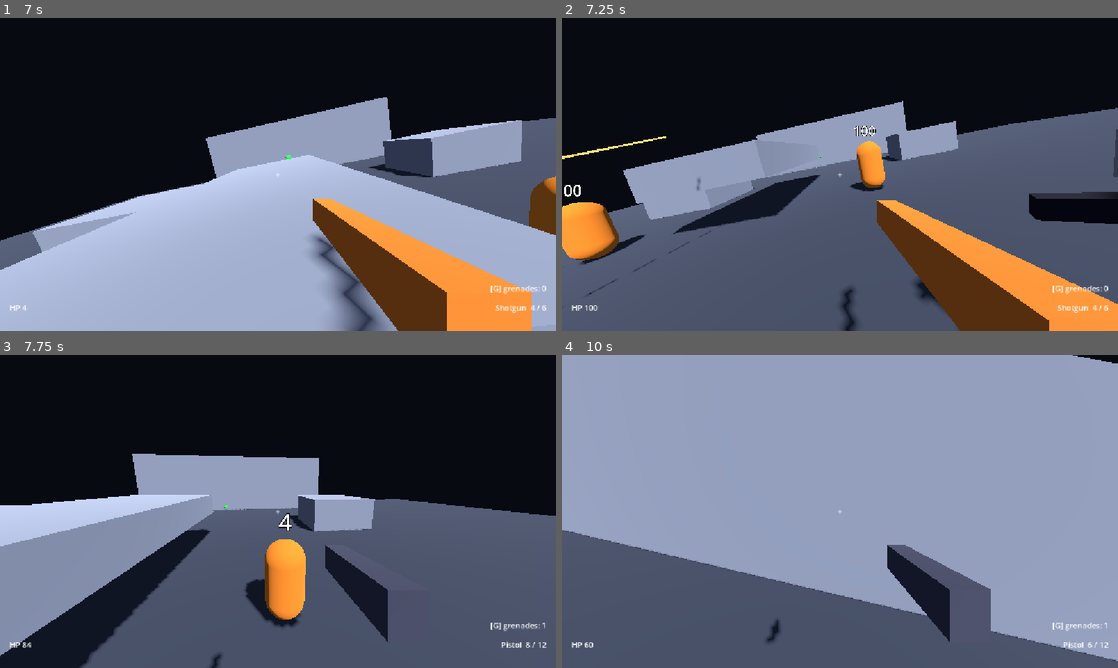
Above: before the commit, frames 1-4 (two rows, left to right).
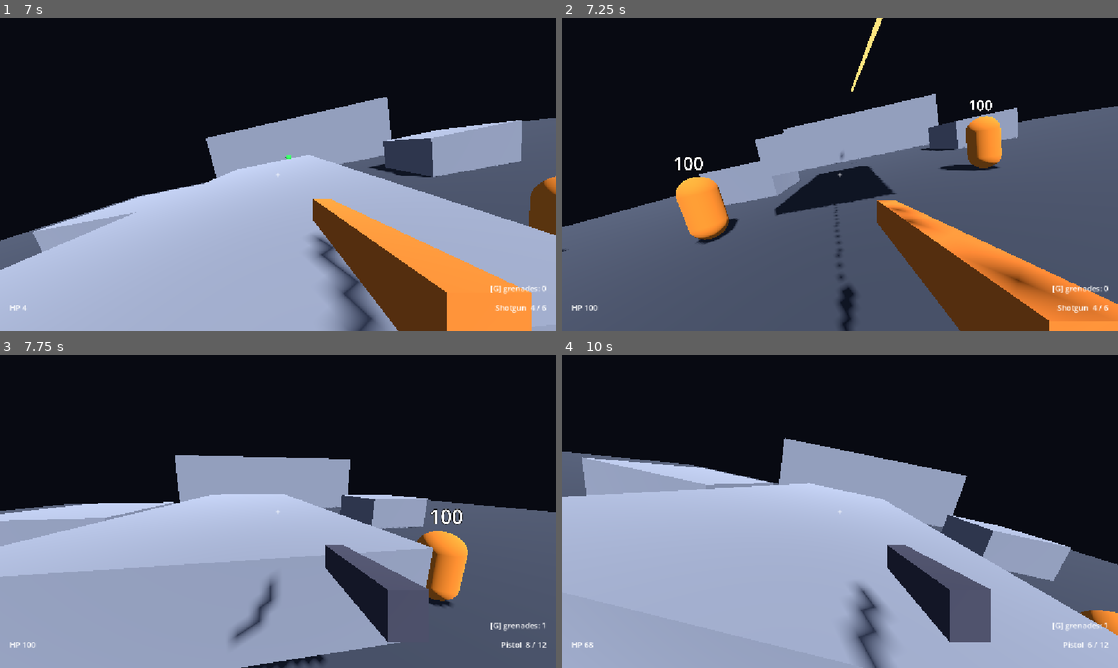
Above: after the commit, the same moments.

Repository: kyaminq-ui/Strata_FPS
Game: Godot game, scene res://game/main.tscn
Same seed, same stepped clock (60 frames per second), same inputs: the game is played once before the commit and once after it.
Inputs (mouse positions are in pixels of both pictures, inside the frame that each line leads up to):
- Up to frame 1 (7 s): click "Solo" at 0.5 s; tap Enter at 1.25 s; move the mouse to (305, 174) at 1.27 s; press the mouse at (305, 174) at 1.28 s; hold W (move_forward) 1.28-6.53 s; tap Space (jump) at 1.52, 1.82, 2.27, 2.57, 3.5, 3.77, 4.07, 4.52, 4.82, 5.27, 5.57, 6.77 s; tap G (grenade) at 1.55, 2.1, 6.05 s; move the mouse to (250, 174) at 2.02 s; release the mouse at (250, 174) at 2.03 s; click (250, 174) at 2.17 s; tap V (melee) at 2.3, 2.85, 6.8 s; move the mouse to (289, 168) at 2.77 s; click (289, 168) at 2.92 s; tap 1 (weapon_1) at 3.05, 3.6 s; move the mouse to (272, 180) at 3.52 s; click (272, 180) at 3.67 s; tap 2 (weapon_2) at 3.8, 4.35 s; move the mouse to (316, 177) at 4.27 s; click (316, 177) at 4.42 s; tap Mouse wheel up (weapon_next) at 4.55, 5.1 s; tap R (reload) at 4.9 s; move the mouse to (233, 171) at 5.02 s; click (233, 171) at 5.3 s; move the mouse to (283, 174) at 5.77 s; tap Shift (dash) at 5.85 s; click (283, 174) at 5.92 s; move the mouse to (255, 168) at 6.52 s; hold E (lean_right) from 6.53 s (still down); click (255, 168) at 6.6 s
- Up to frame 2 (7.25 s): keep holding E (lean_right); tap Space (jump) at 7.07 s
- Up to frame 3 (7.75 s): move the mouse to (305, 511) at 7.27 s; release E (lean_right) at 7.28 s; hold W (move_forward) from 7.28 s (still down); tap G (grenade) at 7.35 s; click (305, 511) at 7.42 s; tap Space (jump) at 7.52 s; tap 1 (weapon_1) at 7.55 s
- Up to frame 4 (10 s): tap Space (jump) at 7.82, 8.27, 8.57, 9.77 s; move the mouse to (812, 511) at 8.02 s; tap F (interact) at 8.1 s; click (812, 511) at 8.17 s; tap 2 (weapon_2) at 8.3 s; move the mouse to (851, 505) at 8.77 s; tap V (melee) at 8.85 s; click (851, 505) at 8.92 s; tap Mouse wheel up (weapon_next) at 9.05 s; move the mouse to (834, 517) at 9.52 s; release W (move_forward) at 9.53 s; hold Q (lean_left) from 9.53 s (still down); tap Ctrl (slide) at 9.6 s; click (834, 517) at 9.8 s

Frame 1 is identical in both runs. In frame 2, 17% of the frame differs, in the area x 0-100%, y 0-100%; in frame 3, 36%; in frame 4, 79%.

Commit message:
Phase 4.1: GameSession autoload, checkpoints, encounter reset on last player down; probes free of game class refs
Co-Authored-By: Claude Sonnet 5 <noreply@anthropic.com>

Diff:
--- a/game/ai/enemy.gd
+++ b/game/ai/enemy.gd
@@ -162,9 +162,23 @@
 	net_state = "DEAD"
 	add_to_group("enemy_bodies")
 	await get_tree().create_timer(config.respawn_delay).timeout
+	if not _health.is_dead():
+		return  # déjà remis à zéro par reset_encounter()
 	if not respawns:
 		queue_free()
 		return
+	_reset()
+
+
+## Host : la rencontre repart de zéro (renforts supprimés, ennemis remis à leur poste, vivants ou morts).
+func reset_encounter() -> void:
+	if not respawns:
+		queue_free()
+	else:
+		_reset()
+
+
+func _reset() -> void:
 	remove_from_group("enemy_bodies")
 	get_tree().call_group("perception", "forget_body", self)
 	_health.reset()
--- /dev/null
+++ b/game/autoload/game_session.gd
@@ -0,0 +1,41 @@
+extends Node
+## État de session mince, décidé par le HOST : dernier checkpoint actif et reset de rencontre.
+## Solo = host seul (même code). Les clients n'ont pas besoin de cet état : le respawn est ordonné
+## par le host (Player.respawn_at) et l'affichage des checkpoints passe par leur RPC.
+
+## Le checkpoint (un Checkpoint) est volontairement non typé : Checkpoint appelle GameSession, le typer ici
+## créerait une dépendance circulaire (qui casse la compilation selon l'ordre de chargement).
+signal checkpoint_changed(checkpoint)
+
+var checkpoint
+
+
+## À appeler quand on entre dans / quitte une arène.
+func reset() -> void:
+	checkpoint = null
+
+
+## Host : enregistre le checkpoint atteint (les autres s'éteignent).
+func set_checkpoint(new_checkpoint: Node3D) -> void:
+	if not multiplayer.is_server() or new_checkpoint == checkpoint:
+		return
+	if is_instance_valid(checkpoint):
+		checkpoint.set_active.rpc(false)
+	checkpoint = new_checkpoint
+	checkpoint.set_active.rpc(true)
+	checkpoint_changed.emit(checkpoint)
+
+
+## Où faire réapparaître le joueur numéro `slot` : dernier checkpoint, sinon marqueur de départ de l'arène.
+func respawn_position(slot: int) -> Vector3:
+	if is_instance_valid(checkpoint):
+		return checkpoint.spawn_position(slot)
+	var markers := get_tree().get_nodes_in_group("spawn_points")
+	if markers.is_empty():
+		return Vector3.ZERO
+	return (markers[slot % markers.size()] as Node3D).global_position
+
+
+## Host : plus aucun joueur debout (solo mort, coop tous down) -> la rencontre repart de zéro.
+func reset_encounter() -> void:
+	get_tree().call_group("enemies", "reset_encounter")
--- a/game/main.gd
+++ b/game/main.gd
@@ -60,12 +60,14 @@
 
 func _enter_arena() -> void:
 	_menu.hide()
+	GameSession.reset()
 	_arena = ARENAS[_arena_picker.selected].instantiate()
 	add_child(_arena)
 
 
 func _return_to_menu(message: String) -> void:
 	MultiplayerManager.leave()
+	GameSession.reset()
 	if _arena:
 		_arena.queue_free()
 		_arena = null
--- a/game/player/player_life.gd
+++ b/game/player/player_life.gd
@@ -85,15 +85,13 @@
 
 
 func _respawn() -> void:
+	if _other_alive_players().is_empty():
+		GameSession.reset_encounter()  # dernier debout tombé (solo ou tous down) : la rencontre repart de zéro
 	downed = false
 	revive_progress = 0.0
 	_reviver_id = 0
 	_health.reset()
-	var markers := get_tree().get_nodes_in_group("spawn_points")
-	var position := Vector3.ZERO
-	if not markers.is_empty():
-		position = (markers[_player.name.to_int() % markers.size()] as Node3D).global_position
-	_player.respawn_at(position)
+	_player.respawn_at(GameSession.respawn_position(_player.get_index()))
 
 
 func _valid_reviver() -> Player:
--- a/game/world/arena_infiltration.tscn
+++ b/game/world/arena_infiltration.tscn
@@ -1,5 +1,6 @@
 [gd_scene load_steps=40 format=3]
 
+[ext_resource type="PackedScene" path="res://game/world/checkpoint.tscn" id="checkpoint"]
 [ext_resource type="Script" path="res://game/multiplayer/player_spawner.gd" id="ps"]
 [ext_resource type="Script" path="res://game/multiplayer/grenade_spawner.gd" id="gs"]
 [ext_resource type="PackedScene" path="res://game/ai/enemy.tscn" id="enemy"]
@@ -347,6 +348,9 @@
 [node name="Spawn2" type="Marker3D" parent="SpawnPoints" groups=["spawn_points"]]
 transform = Transform3D(1, 0, 0, 0, 1, 0, 0, 0, 1, 2, 0.1, 20)
 
+[node name="Checkpoint1" parent="." instance=ExtResource("checkpoint")]
+transform = Transform3D(1, 0, 0, 0, 1, 0, 0, 0, 1, 7, 0, -2)
+
 [node name="Players" type="Node3D" parent="."]
 [node name="Grenades" type="Node3D" parent="."]
 
--- /dev/null
+++ b/game/world/checkpoint.gd
@@ -0,0 +1,43 @@
+class_name Checkpoint
+extends Area3D
+## Point de reprise. Le HOST détecte le passage d'un joueur debout et l'enregistre dans GameSession ;
+## l'état actif est affiché chez tous les peers par RPC (cosmétique).
+
+const COLOR_INACTIVE := Color(0.25, 0.3, 0.4)
+const COLOR_ACTIVE := Color(0.1, 1.0, 0.5)
+
+@export var slot_spacing: float = 1.5  # écart entre les deux joueurs au respawn (m)
+
+var active := false
+
+var _material := StandardMaterial3D.new()
+
+@onready var _mesh: MeshInstance3D = $Mesh
+
+
+func _ready() -> void:
+	add_to_group("checkpoints")
+	_material.emission_enabled = true
+	_mesh.material_override = _material
+	set_active(false)
+	monitoring = multiplayer.is_server()
+	body_entered.connect(_on_body_entered)
+
+
+## Position de respawn du joueur numéro `slot` (2 emplacements de part et d'autre du centre).
+func spawn_position(slot: int) -> Vector3:
+	return global_position + global_basis.x * slot_spacing * (float(slot % 2) - 0.5)
+
+
+@rpc("authority", "call_local", "reliable")
+func set_active(on: bool) -> void:
+	active = on
+	var color := COLOR_ACTIVE if on else COLOR_INACTIVE
+	_material.albedo_color = color
+	_material.emission = color
+
+
+func _on_body_entered(body: Node3D) -> void:
+	var player := body as Player
+	if player != null and not player.life.downed:
+		GameSession.set_checkpoint(self)
--- /dev/null
+++ b/game/world/checkpoint.tscn
@@ -0,0 +1,25 @@
+[gd_scene load_steps=4 format=3]
+
+[ext_resource type="Script" path="res://game/world/checkpoint.gd" id="1"]
+
+[sub_resource type="CylinderShape3D" id="shape"]
+height = 2.0
+radius = 2.0
+
+[sub_resource type="CylinderMesh" id="mesh"]
+top_radius = 1.5
+bottom_radius = 1.5
+height = 0.1
+
+[node name="Checkpoint" type="Area3D"]
+collision_layer = 0
+collision_mask = 2
+script = ExtResource("1")
+
+[node name="CollisionShape3D" type="CollisionShape3D" parent="."]
+transform = Transform3D(1, 0, 0, 0, 1, 0, 0, 0, 1, 0, 1, 0)
+shape = SubResource("shape")
+
+[node name="Mesh" type="MeshInstance3D" parent="."]
+transform = Transform3D(1, 0, 0, 0, 1, 0, 0, 0, 1, 0, 0.05, 0)
+mesh = SubResource("mesh")
--- a/project.godot
+++ b/project.godot
@@ -19,6 +19,7 @@
 
 _mcp_game_helper="*res://addons/godot_ai/runtime/game_helper.gd"
 MultiplayerManager="*res://game/autoload/multiplayer_manager.gd"
+GameSession="*res://game/autoload/game_session.gd"
 
 [display]
 
@@ -51,65 +52,74 @@
 "events": [Object(InputEventKey,"resource_local_to_scene":false,"resource_name":"","device":-1,"window_id":0,"alt_press …(190 unchanged characters)…
 ]
 }
-
 jump={
 "deadzone": 0.2,
-"events": [Object(InputEventKey,"resource_local_to_scene":fa …(209 unchanged characters)… "location":0,"echo":false,"script":null)]
+"events": [Object(InputEventKey,"resource_local_to_scene":fa …(209 unchanged characters)… "location":0,"echo":false,"script":null)
+]
 }
-
 dash={
 "deadzone": 0.2,
-"events": [Object(InputEventKey,"resource_local_to_scene":fa …(214 unchanged characters)… "location":0,"echo":false,"script":null)]
+"events": [Object(InputEventKey,"resource_local_to_scene":fa …(214 unchanged characters)… "location":0,"echo":false,"script":null)
+]
 }
-
 slide={
 "deadzone": 0.2,
-"events": [Object(InputEventKey,"resource_local_to_scene":fa …(214 unchanged characters)… "location":0,"echo":false,"script":null), Object(InputEventKey,"resource_local_to_scene":false,"resource_name":"","device":-1,"window_id":0,"alt_pressed":false,"shift_pressed":false,"ctrl_pressed":false,"meta_pressed":false,"pressed":false,"keycode":0,"physical_keycode":67,"key_label":0,"unicode":0,"location":0,"echo":false,"script":null)]
+"events": [Object(InputEventKey,"resource_local_to_scene":fa …(214 unchanged characters)… "location":0,"echo":false,"script":null)
+, Object(InputEventKey,"resource_local_to_scene":false,"resource_name":"","device":-1,"window_id":0,"alt_pressed":false,"shift_pressed":false,"ctrl_pressed":false,"meta_pressed":false,"pressed":false,"keycode":0,"physical_keycode":67,"key_label":0,"unicode":0,"location":0,"echo":false,"script":null)
+]
 }
-
 fire={
 "deadzone": 0.2,
-"events": [Object(InputEventMouseButton,"resource_local_to_s …(271 unchanged characters)… true,"double_click":false,"script":null)]
+"events": [Object(InputEventMouseButton,"resource_local_to_s …(271 unchanged characters)… true,"double_click":false,"script":null)
+]
 }
 reload={
 "deadzone": 0.2,
-"events": [Object(InputEventKey,"resource_local_to_scene":fa …(209 unchanged characters)… "location":0,"echo":false,"script":null)]
+"events": [Object(InputEventKey,"resource_local_to_scene":fa …(209 unchanged characters)… "location":0,"echo":false,"script":null)
+]
 }
-
 interact={
 "deadzone": 0.2,
-"events": [Object(InputEventKey,"resource_local_to_scene":fa …(209 unchanged characters)… "location":0,"echo":false,"script":null)]
+"events": [Object(InputEventKey,"resource_local_to_scene":fa …(209 unchanged characters)… "location":0,"echo":false,"script":null)
+]
+}
+weapon_1={
+"deadzone": 0.2,
+"events": [Object(InputEventKey,"resource_local_to_scene":false,"resource_name":"","device":-1,"window_id":0,"alt_pressed":false,"shift_pressed":false,"ctrl_pressed":false,"meta_pressed":false,"pressed":false,"keycode":0,"physical_keycode":49,"key_label":0,"unicode":0,"location":0,"echo":false,"script":null)
+]
+}
+weapon_2={
+"deadzone": 0.2,
+"events": [Object(InputEventKey,"resource_local_to_scene":false,"resource_name":"","device":-1,"window_id":0,"alt_pressed":false,"shift_pressed":false,"ctrl_pressed":false,"meta_pressed":false,"pressed":false,"keycode":0,"physical_keycode":50,"key_label":0,"unicode":0,"location":0,"echo":false,"script":null)
+]
+}
+weapon_next={
+"deadzone": 0.2,
+"events": [Object(InputEventMouseButton,"resource_local_to_scene":false,"resource_name":"","device":-1,"window_id":0,"alt_pressed":false,"shift_pressed":false,"ctrl_pressed":false,"meta_pressed":false,"button_mask":0,"position":Vector2(0, 0),"global_position":Vector2(0, 0),"factor":1.0,"button_index":4,"canceled":false,"pressed":true,"double_click":false,"script":null)
+, Object(InputEventMouseButton,"resource_local_to_scene":false,"resource_name":"","device":-1,"window_id":0,"alt_pressed":false,"shift_pressed":false,"ctrl_pressed":false,"meta_pressed":false,"button_mask":0,"position":Vector2(0, 0),"global_position":Vector2(0, 0),"factor":1.0,"button_index":5,"canceled":false,"pressed":true,"double_click":false,"script":null)
+]
+}
+melee={
+"deadzone": 0.2,
+"events": [Object(InputEventKey,"resource_local_to_scene":false,"resource_name":"","device":-1,"window_id":0,"alt_pressed":false,"shift_pressed":false,"ctrl_pressed":false,"meta_pressed":false,"pressed":false,"keycode":0,"physical_keycode":86,"key_label":0,"unicode":0,"location":0,"echo":false,"script":null)
+]
+}
+grenade={
+"deadzone": 0.2,
+"events": [Object(InputEventKey,"resource_local_to_scene":false,"resource_name":"","device":-1,"window_id":0,"alt_pressed":false,"shift_pressed":false,"ctrl_pressed":false,"meta_pressed":false,"pressed":false,"keycode":0,"physical_keycode":71,"key_label":0,"unicode":0,"location":0,"echo":false,"script":null)
+]
 }
 lean_left={
 "deadzone": 0.2,
-"events": [Object(InputEventKey,"resource_local_to_scene":fa …(209 unchanged characters)… "location":0,"echo":false,"script":null), Object(InputEventMouseButton,"resource_local_to_scene":false,"resource_name":"","device":-1,"window_id":0,"alt_pressed":false,"shift_pressed":false,"ctrl_pressed":false,"meta_pressed":false,"button_mask":256,"position":Vector2(0, 0),"global_position":Vector2(0, 0),"factor":1.0,"button_index":9,"canceled":false,"pressed":true,"double_click":false,"script":null)]
+"events": [Object(InputEventKey,"resource_local_to_scene":fa …(209 unchanged characters)… "location":0,"echo":false,"script":null)
+, Object(InputEventMouseButton,"resource_local_to_scene":false,"resource_name":"","device":-1,"window_id":0,"alt_pressed":false,"shift_pressed":false,"ctrl_pressed":false,"meta_pressed":false,"button_mask":256,"position":Vector2(0, 0),"global_position":Vector2(0, 0),"factor":1.0,"button_index":9,"canceled":false,"pressed":true,"double_click":false,"script":null)
+]
 }
 lean_right={
 "deadzone": 0.2,
-"events": [Object(InputEventKey,"resource_local_to_scene":fa …(209 unchanged characters)… "location":0,"echo":false,"script":null), Object(InputEventMouseButton,"resource_local_to_scene":false,"resource_name":"","device":-1,"window_id":0,"alt_pressed":false,"shift_pressed":false,"ctrl_pressed":false,"meta_pressed":false,"button_mask":128,"position":Vector2(0, 0),"global_position":Vector2(0, 0),"factor":1.0,"button_index":8,"canceled":false,"pressed":true,"double_click":false,"script":null)]
-}
-
-weapon_1={
-"deadzone": 0.2,
-"events": [Object(InputEventKey,"resource_local_to_scene":false,"resource_name":"","device":-1,"window_id":0,"alt_pressed":false,"shift_pressed":false,"ctrl_pressed":false,"meta_pressed":false,"pressed":false,"keycode":0,"physical_keycode":49,"key_label":0,"unicode":0,"location":0,"echo":false,"script":null)]
-}
-weapon_2={
-"deadzone": 0.2,
-"events": [Object(InputEventKey,"resource_local_to_scene":false,"resource_name":"","device":-1,"window_id":0,"alt_pressed":false,"shift_pressed":false,"ctrl_pressed":false,"meta_pressed":false,"pressed":false,"keycode":0,"physical_keycode":50,"key_label":0,"unicode":0,"location":0,"echo":false,"script":null)]
-}
-weapon_next={
-"deadzone": 0.2,
-"events": [Object(InputEventMouseButton,"resource_local_to_scene":false,"resource_name":"","device":-1,"window_id":0,"alt_pressed":false,"shift_pressed":false,"ctrl_pressed":false,"meta_pressed":false,"button_mask":0,"position":Vector2(0, 0),"global_position":Vector2(0, 0),"factor":1.0,"button_index":4,"canceled":false,"pressed":true,"double_click":false,"script":null), Object(InputEventMouseButton,"resource_local_to_scene":false,"resource_name":"","device":-1,"window_id":0,"alt_pressed":false,"shift_pressed":false,"ctrl_pressed":false,"meta_pressed":false,"button_mask":0,"position":Vector2(0, 0),"global_position":Vector2(0, 0),"factor":1.0,"button_index":5,"canceled":false,"pressed":true,"double_click":false,"script":null)]
-}
-
-melee={
-"deadzone": 0.2,
-"events": [Object(InputEventKey,"resource_local_to_scene":false,"resource_name":"","device":-1,"window_id":0,"alt_pressed":false,"shift_pressed":false,"ctrl_pressed":false,"meta_pressed":false,"pressed":false,"keycode":0,"physical_keycode":86,"key_label":0,"unicode":0,"location":0,"echo":false,"script":null)]
-}
-
-grenade={
-"deadzone": 0.2,
-"events": [Object(InputEventKey,"resource_local_to_scene":false,"resource_name":"","device":-1,"window_id":0,"alt_pressed":false,"shift_pressed":false,"ctrl_pressed":false,"meta_pressed":false,"pressed":false,"keycode":0,"physical_keycode":71,"key_label":0,"unicode":0,"location":0,"echo":false,"script":null)]
+"events": [Object(InputEventKey,"resource_local_to_scene":fa …(209 unchanged characters)… "location":0,"echo":false,"script":null)
+, Object(InputEventMouseButton,"resource_local_to_scene":false,"resource_name":"","device":-1,"window_id":0,"alt_pressed":false,"shift_pressed":false,"ctrl_pressed":false,"meta_pressed":false,"button_mask":128,"position":Vector2(0, 0),"global_position":Vector2(0, 0),"factor":1.0,"button_index":8,"canceled":false,"pressed":true,"double_click":false,"script":null)
+]
 }
 
 [physics]
--- a/tests/net_probe.gd
+++ b/tests/net_probe.gd
@@ -50,5 +50,5 @@
 		print("[probe ", label, "] pas d'arène")
 		return
 	print("[probe ", label, "] my_id=", root.multiplayer.get_unique_id(), " players=", players.get_child_count())
-	for p: Player in players.get_children():
+	for p in players.get_children():
 		print("  joueur ", p.name, " authority=", p.is_multiplayer_authority(), " pos=", p.global_position, " yaw=", p.rotation.y)
--- a/tests/net_probe_enemy.gd
+++ b/tests/net_probe_enemy.gd
@@ -12,6 +12,9 @@
 const AIM_HEIGHT := 1.0
 const TELEPORT_LEAD := 0.4
 const END_SECONDS := 22.0  # laisse le temps aux renforts d'arriver (delay 8 s après l'alerte)
+
+## = WeaponController.HEAD_HEIGHT (pas de référence de classe du jeu : la sonde est compilée avant les autoloads)
+const HEAD_HEIGHT := 1.6
 
 var _elapsed := 0.0
 var _next_log := 0.0
@@ -29,7 +32,7 @@
 
 func _process(delta: float) -> bool:
 	_elapsed += delta
-	var player := _find_local_player()
+	var player = _find_local_player()
 	if player == null or _elapsed < SETTLE_SECONDS:
 		return false
 	if not _bound:
@@ -44,7 +47,7 @@
 	return false
 
 
-func _shoot_phase(player: Player) -> void:
+func _shoot_phase(player) -> void:
 	var due := SHOOT_START + _shots * SHOT_INTERVAL
 	if _shots < SHOTS and _elapsed >= due - TELEPORT_LEAD:
 		var enemy := _enemy("Enemy1")
@@ -61,9 +64,9 @@
 		quit()
 
 
-func _aim(player: Player, target: Vector3) -> void:
-	var eye := player.global_position + Vector3.UP * WeaponController.HEAD_HEIGHT
-	var to_target := target - eye
+func _aim(player, target: Vector3) -> void:
+	var eye = player.global_position + Vector3.UP * HEAD_HEIGHT
+	var to_target = target - eye
 	player.rotation.y = atan2(-to_target.x, -to_target.z)
 	player.get_node("Head").rotation.x = atan2(to_target.y, Vector2(to_target.x, to_target.z).length())
 
@@ -71,7 +74,7 @@
 func _enemy_names() -> String:
 	var names: PackedStringArray = []
 	for enemy in _main.get_node("ArenaGraybox/Enemies").get_children():
-		if enemy is Enemy:  # les traits cosmétiques sont aussi enfants de ce nœud
+		if "net_state" in enemy:  # les traits cosmétiques sont aussi enfants de ce nœud
 			names.append("%s:%s" % [enemy.name, enemy.net_state])
 	return ",".join(names)
 
@@ -86,8 +89,8 @@
 	return "%s (%.1f, %.1f) %s hp=%d" % [enemy_name, p.x, p.z, enemy.net_state, enemy.get_node("Health").health]
 
 
-func _find_local_player() -> Player:
+func _find_local_player():
 	var players := _main.get_node_or_null("ArenaGraybox/Players")
 	if players == null:
 		return null
-	return players.get_node_or_null(str(root.multiplayer.get_unique_id())) as Player
+	return players.get_node_or_null(str(root.multiplayer.get_unique_id()))
--- a/tests/net_probe_fire.gd
+++ b/tests/net_probe_fire.gd
@@ -8,6 +8,9 @@
 const SHOTS := 3
 const SHOT_INTERVAL := 1.0
 const TARGET := Vector3(3.0, 1.0, -6.0)  # poitrine de Dummy1
+
+## = WeaponController.HEAD_HEIGHT (pas de référence de classe du jeu : la sonde est compilée avant les autoloads)
+const HEAD_HEIGHT := 1.6
 
 var _elapsed := 0.0
 var _shots_fired := 0
@@ -32,7 +35,7 @@
 
 func _process(delta: float) -> bool:
 	_elapsed += delta
-	var player := _find_local_player()
+	var player = _find_local_player()
 	if player == null or _elapsed < SETTLE_SECONDS:
 		return false
 	_watch_host_weapon()
@@ -69,15 +72,15 @@
 	_host_flash_was_visible = flash.visible
 
 
-func _find_local_player() -> Player:
+func _find_local_player():
 	var players := _main.get_node_or_null("ArenaGraybox/Players")
 	if players == null:
 		return null
-	return players.get_node_or_null(str(root.multiplayer.get_unique_id())) as Player
+	return players.get_node_or_null(str(root.multiplayer.get_unique_id()))
 
 
-func _aim_at_target(player: Player) -> void:
-	var eye := player.global_position + Vector3.UP * WeaponController.HEAD_HEIGHT
-	var to_target := TARGET - eye
+func _aim_at_target(player) -> void:
+	var eye = player.global_position + Vector3.UP * HEAD_HEIGHT
+	var to_target = TARGET - eye
 	player.rotation.y = atan2(-to_target.x, -to_target.z)
 	player.get_node("Head").rotation.x = atan2(to_target.y, Vector2(to_target.x, to_target.z).length())
--- a/tests/net_probe_grenade.gd
+++ b/tests/net_probe_grenade.gd
@@ -40,7 +40,7 @@
 	var container := _main.get_node_or_null("ArenaGraybox/Grenades")
 	if players == null or container == null or _elapsed < SETTLE_SECONDS:
 		return false
-	var me := players.get_node_or_null(str(root.multiplayer.get_unique_id())) as Player
+	var me = players.get_node_or_null(str(root.multiplayer.get_unique_id()))
 	if me == null:
 		return false
 	if not _bound:
@@ -79,8 +79,8 @@
 	return false
 
 
-func _aim_and_fire(me: Player, grenade: Node3D) -> void:
-	var to_grenade := grenade.global_position - me.camera.global_position
+func _aim_and_fire(me, grenade: Node3D) -> void:
+	var to_grenade = grenade.global_position - me.camera.global_position
 	me.rotation.y = atan2(-to_grenade.x, -to_grenade.z)
 	me.get_node("Head").rotation.x = atan2(to_grenade.y, Vector2(to_grenade.x, to_grenade.z).length())
 	Input.action_press("fire")
--- a/tests/net_probe_life.gd
+++ b/tests/net_probe_life.gd
@@ -17,14 +17,22 @@
 
 func _process(delta: float) -> bool:
 	_elapsed += delta
-	var players := _main.get_node_or_null("ArenaGraybox/Players")
-	var me := players.get_node_or_null(str(root.multiplayer.get_unique_id())) as Player if players else null
+	var players: Node = _main._arena.get_node_or_null("Players") if _main._arena else null
+	var me = players.get_node_or_null(str(root.multiplayer.get_unique_id())) if players else null
 	if me != null:
-		var line := "downed=%s hp=%d pos=(%.1f,%.1f) t_down=%.0f" % [me.life.downed, roundi(me.health.health), me.global_position.x, me.global_position.z, me.life.down_time_left]
-		var key := "downed=%s hp=%d pos=(%.1f,%.1f)" % [me.life.downed, roundi(me.health.health), me.global_position.x, me.global_position.z]
+		var cp := _checkpoints_active()
+		var line := "downed=%s hp=%d pos=(%.1f,%.1f) t_down=%.0f cp=%s" % [me.life.downed, roundi(me.health.health), me.global_position.x, me.global_position.z, me.life.down_time_left, cp]
+		var key := "downed=%s hp=%d pos=(%.1f,%.1f) cp=%s" % [me.life.downed, roundi(me.health.health), me.global_position.x, me.global_position.z, cp]
 		if key != _last:
 			print("[life probe %5.1fs] %s" % [_elapsed, line])
 			_last = key
 	if _elapsed > LIFETIME:
 		quit()
 	return false
+
+
+func _checkpoints_active() -> String:
+	var states: PackedStringArray = []
+	for cp in get_nodes_in_group("checkpoints"):
+		states.append("%s" % cp.active)
+	return ",".join(states)
--- a/tests/net_probe_melee.gd
+++ b/tests/net_probe_melee.gd
@@ -26,8 +26,8 @@
 	var players := _main.get_node_or_null("ArenaGraybox/Players")
 	if players == null or _elapsed < SETTLE_SECONDS:
 		return false
-	var me := players.get_node_or_null(str(root.multiplayer.get_unique_id())) as Player
-	var host_player := players.get_node_or_null("1") as Player
+	var me = players.get_node_or_null(str(root.multiplayer.get_unique_id()))
+	var host_player = players.get_node_or_null("1")
 	if me == null or host_player == null:
 		return false
 	if not _bound:
--- a/tests/net_probe_types.gd
+++ b/tests/net_probe_types.gd
@@ -25,7 +25,7 @@
 		var enemies := _main.get_node_or_null("ArenaInfiltration/Enemies")
 		if enemies:
 			for enemy in enemies.get_children():
-				if enemy is Enemy:
+				if "net_state" in enemy:
 					var p: Vector3 = enemy.global_position
 					parts.append("%s[%s %s hp=%d (%.0f,%.0f)]" % [enemy.name, enemy.config.display_name, enemy.net_state, enemy.get_node("Health").health, p.x, p.z])
 		print("[types probe] t=%.0f %s" % [_elapsed, " ".join(parts)])
Not shown, added: game/autoload/game_session.gd.uid
Not shown, added: game/world/checkpoint.gd.uid
Not shown, changed: docs/ARCHITECTURE.md
Not shown, changed: docs/DECISIONS.md
Not shown, changed: docs/NETWORK.md
Not shown, changed: docs/NEXTSTEPS.md
Not shown, changed: docs/TASKS.md
